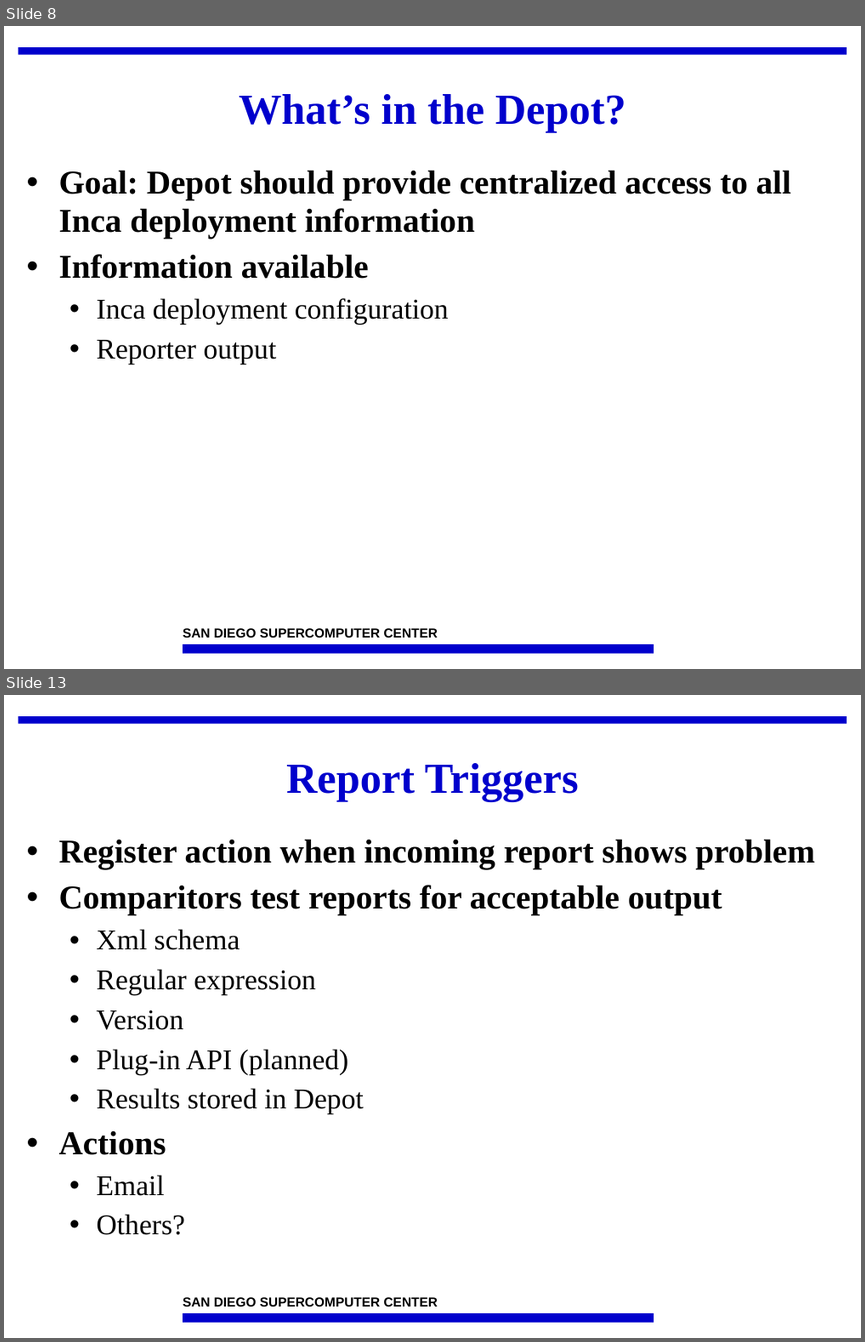
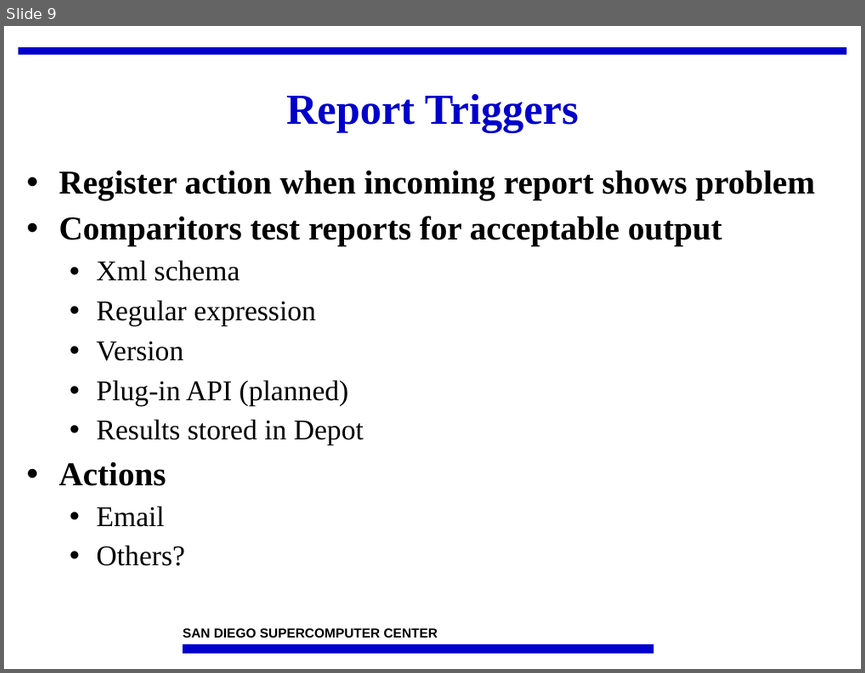
Before and after one commit to IncaProject/inca-xsede, a slide deck: talks/2008workshop/depot.ppt. Shown one above the other, each under a label of ours: slides 8 and 13 before the commit, slide 9 after it; the slides between them are not shown. The pictures are 865x1342 and 865x673 pixels, drawn with LibreOffice and Linux fonts; fonts in the diff are those of the drawing; background and template pictures are left out. Boxes give left, top, right and bottom in pixels: in the first picture for what was removed or moved away, otherwise in the second. Text is boxed around its words. In the diff, an @@ line names an element or a change of style, - is before the commit and + after.

```diff
--- a/talks/2008workshop/depot.ppt
+++ b/talks/2008workshop/depot.ppt
@@ slide 8 removed at (4,26,861,669), background #FFFFFF; not listed: 3 template elements that a slide beside it also shows @@
@@ title removed at (239,94,626,133) @@
-What’s in the Depot?
@@ text removed at (59,170,791,363) @@
-• Goal: Depot should provide centralized access to all Inca deployment information
-• Information available
-  • Inca deployment configuration
-  • Reporter output
@@ what was slide 13 is now slide 9 @@
```
Also in this commit, not shown: 2 slides changed, 7 slides added, 9 other slides removed.
